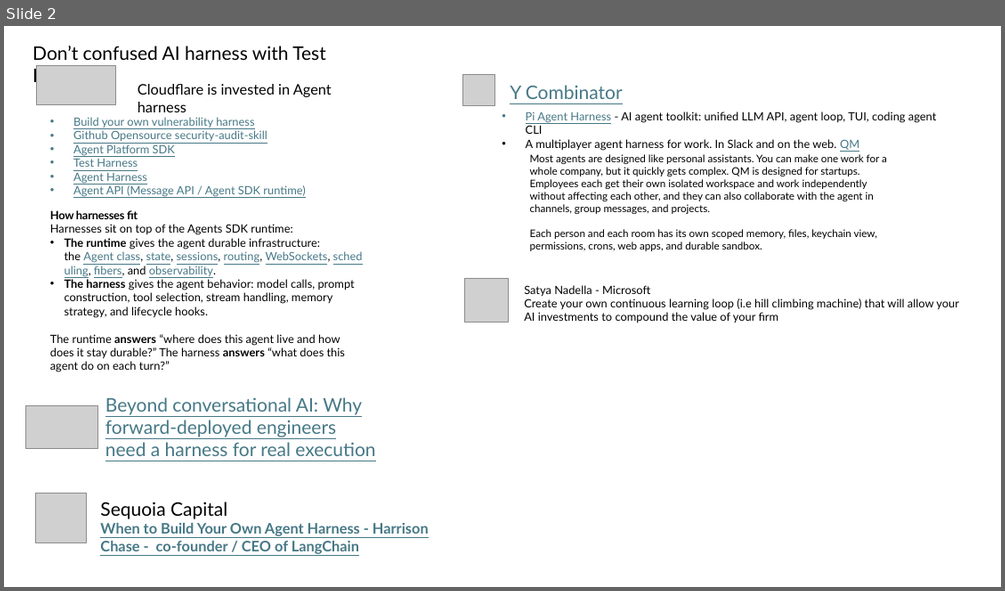
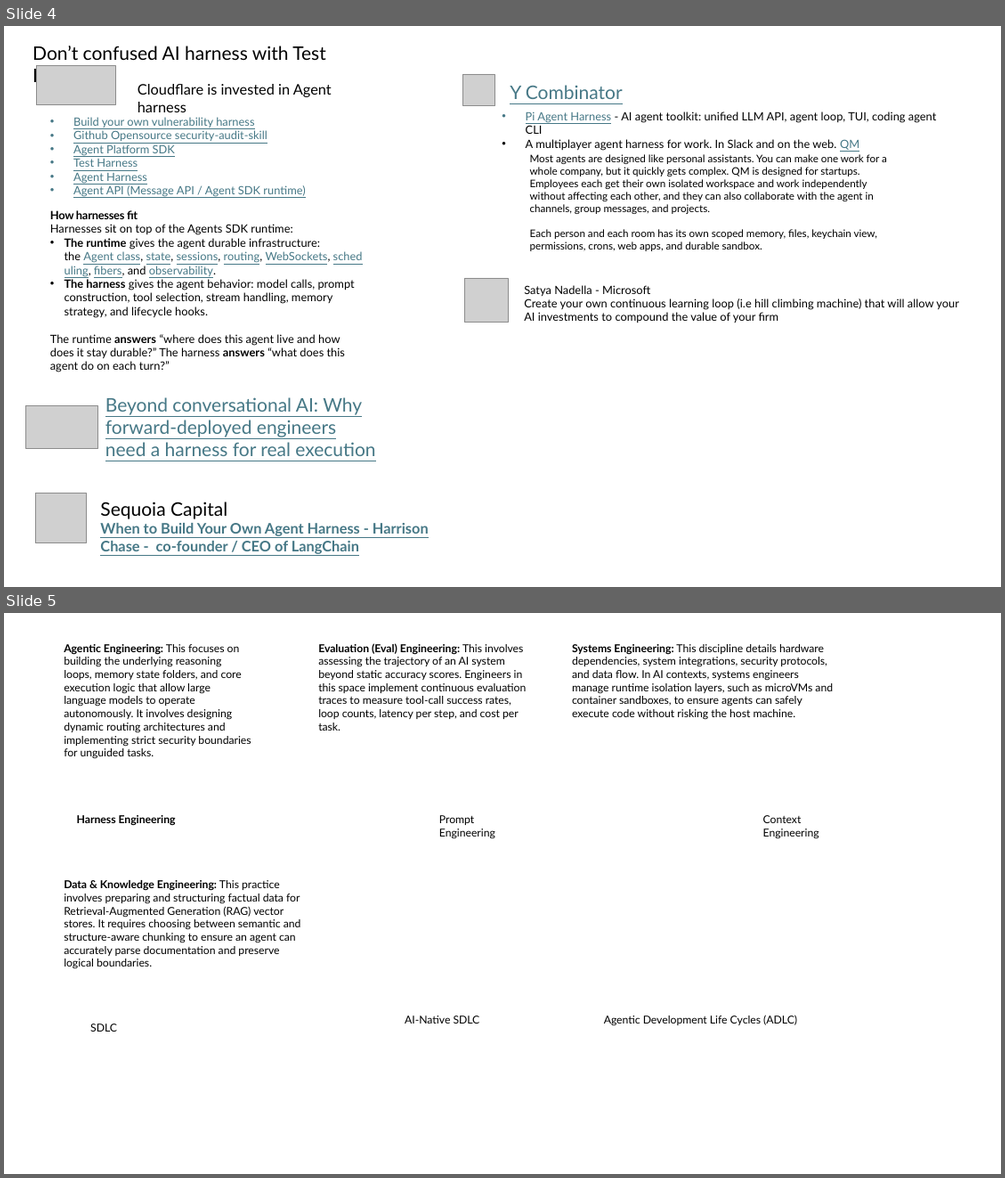
Before and after one commit to carlosmarte/knowledge-base-documentation, a slide deck: conference-presentations/agent-harness-sdks/LDE Agent SDK and Custom Agent Harness.pptx. Shown one above the other, each under a label of ours: slide 2 before the commit, slides 4 and 5 after it. The pictures are 1005x591 and 1005x1178 pixels, drawn with LibreOffice and Linux fonts; fonts in the diff are those of the drawing; grey boxes stand for pictures. Boxes give left, top, right and bottom in pixels: in the first picture for what was removed or moved away, otherwise in the second. Text is boxed around its words. In the diff, an @@ line names an element or a change of style, - is before the commit and + after.

```diff
--- a/conference-presentations/agent-harness-sdks/LDE Agent SDK and Custom Agent Harness.pptx
+++ b/conference-presentations/agent-harness-sdks/LDE Agent SDK and Custom Agent Harness.pptx
@@ slide 5 added at [4, 613, 1001, 1174], background #FFFFFF @@
@@ text added at [64, 644, 251, 759], 10.5 pt, text #000000 @@
+Agentic Engineering: This focuses on building the underlying reasoning loops, memory state folders, and core execution logic that allow large language models to operate autonomously. It involves designing dynamic routing architectures and implementing strict security boundaries for unguided tasks.
@@ text added at [318, 643, 526, 730], 10.5 pt, text #000000 @@
+Evaluation (Eval) Engineering: This involves assessing the trajectory of an AI system beyond static accuracy scores. Engineers in this space implement continuous evaluation traces to measure tool-call success rates, loop counts, latency per step, and cost per task.
@@ text added at [572, 644, 833, 720], 10.5 pt, text #000000 @@
+Systems Engineering: This discipline details hardware dependencies, system integrations, security protocols, and data flow. In AI contexts, systems engineers manage runtime isolation layers, such as microVMs and container sandboxes, to ensure agents can safely execute code without risking the host machine.
@@ text added at [77, 815, 176, 826], 10.5 pt, text #000000, bold @@
+Harness Engineering
@@ text added at [439, 815, 495, 839], 10.5 pt, text #000000 @@
+Prompt Engineering
@@ text added at [763, 815, 819, 839], 10.5 pt, text #000000 @@
+Context Engineering
@@ text added at [64, 880, 301, 969], 10.5 pt, text #000000 @@
+Data & Knowledge Engineering: This practice involves preparing and structuring factual data for Retrieval-Augmented Generation (RAG) vector stores. It requires choosing between semantic and structure-aware chunking to ensure an agent can accurately parse documentation and preserve logical boundaries.
@@ text added at [90, 1023, 117, 1031], 10.5 pt, text #000000 @@
+SDLC
@@ text added at [404, 1015, 480, 1023], 10.5 pt, text #000000 @@
+AI-Native SDLC
@@ text added at [604, 1014, 797, 1026], 10.5 pt, text #000000 @@
+Agentic Development Life Cycles (ADLC)
@@ what was slide 2 is now slide 4 @@
```
Also in this commit, not shown: 5 slides changed, 2 other slides added, 1 slide removed, 1 other file.
